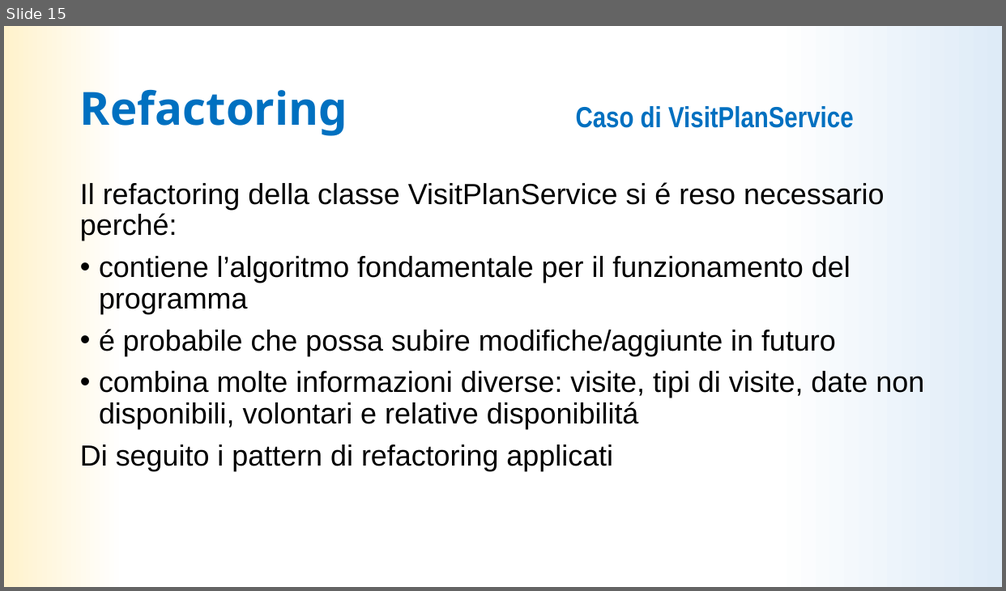
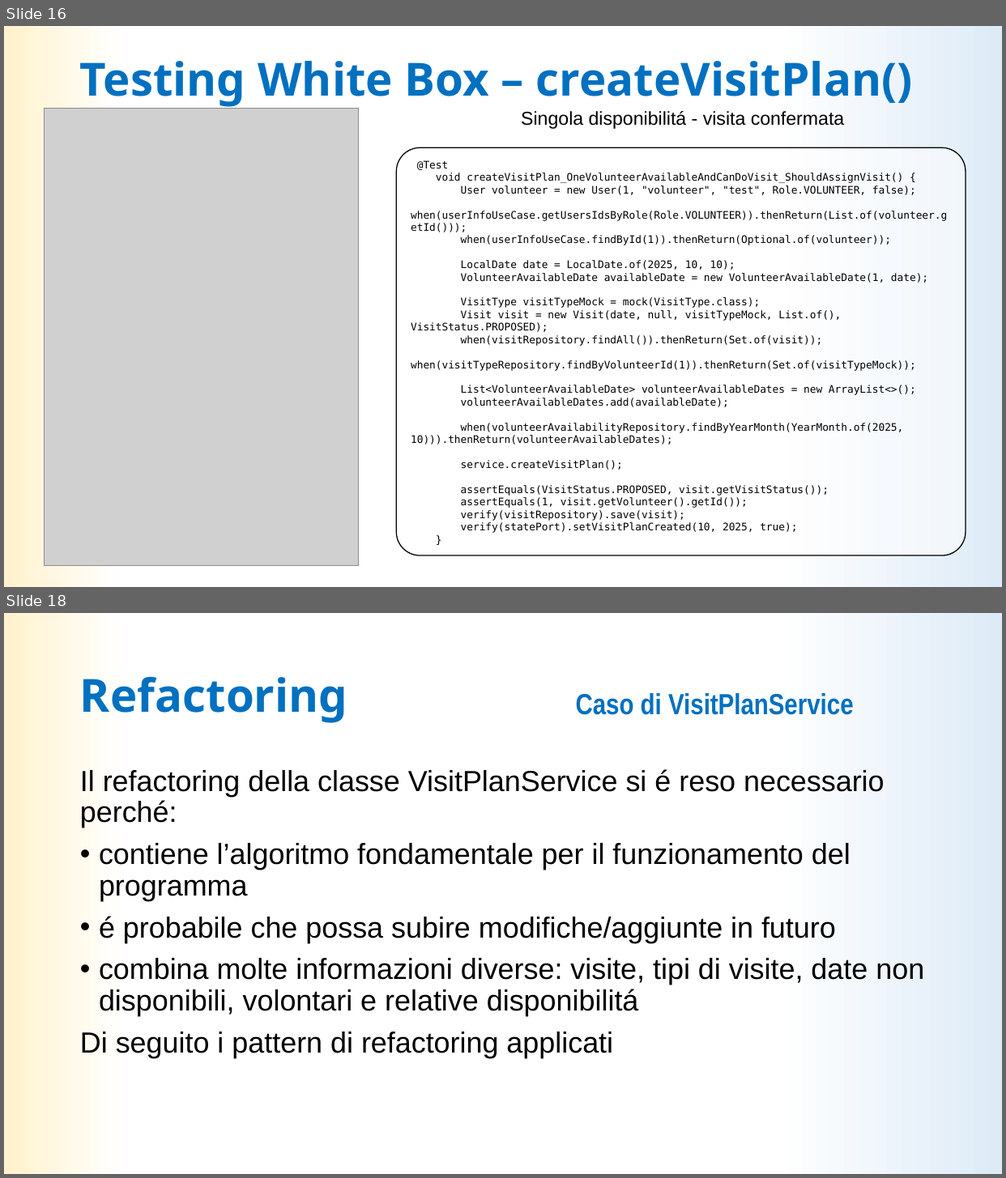
Before and after one commit to LDolzanelli/progettoIngegneria, a slide deck: doc/Presentazione/Presentazione_ingsw_parteB.pptx. Shown one above the other, each under a label of ours: slide 15 before the commit, slides 16 and 18 after it; the slides between them are not shown. The pictures are 1006x591 and 1006x1178 pixels, drawn with LibreOffice and Linux fonts; fonts in the diff are those of the drawing; grey boxes stand for pictures. Boxes give left, top, right and bottom in pixels: in the first picture for what was removed or moved away, otherwise in the second. Text is boxed around its words. In the diff, an @@ line names an element or a change of style, - is before the commit and + after.

Commit message:
Seconda versione della presentazione
Aggiunta la parte sul white testing
Aggiunti i diagrammi usati per il testing e per la slide sulla dependency
inversion

```diff
--- a/doc/Presentazione/Presentazione_ingsw_parteB.pptx
+++ b/doc/Presentazione/Presentazione_ingsw_parteB.pptx
@@ slide 16 added at [4, 26, 1002, 587], background gradient #DEEBF7 to #FFFFFF to #FFF2CC @@
@@ title added at [80, 61, 913, 107], 44 pt, text #0070C0, bold @@
+Testing White Box – createVisitPlan()
@@ picture added at [44, 109, 358, 565] @@
@@ text added at [521, 111, 844, 129], 18 pt, text #000000 @@
+Singola disponibilitá - visita confermata
@@ rounded rectangle added at [396, 148, 965, 556], fill #FFFFFF at 50% opacity, outline #000000 1 pt, 10 pt, text #000000 @@
+@Test
+void createVisitPlan_OneVolunteerAvailableAndCanDoVisit_ShouldAssignVisit() {
+User volunteer = new User(1, "volunteer", "test", Role.VOLUNTEER, false);
+when(userInfoUseCase.getUsersIdsByRole(Role.VOLUNTEER)).thenReturn(List.of(volunteer.getId()));
+when(userInfoUseCase.findById(1)).thenReturn(Optional.of(volunteer));
+LocalDate date = LocalDate.of(2025, 10, 10);
+VolunteerAvailableDate availableDate = new VolunteerAvailableDate(1, date);
+VisitType visitTypeMock = mock(VisitType.class);
+Visit visit = new Visit(date, null, visitTypeMock, List.of(), VisitStatus.PROPOSED);
+when(visitRepository.findAll()).thenReturn(Set.of(visit));
+when(visitTypeRepository.findByVolunteerId(1)).thenReturn(Set.of(visitTypeMock));
+List<VolunteerAvailableDate> volunteerAvailableDates = new ArrayList<>();
+volunteerAvailableDates.add(availableDate);
+when(volunteerAvailabilityRepository.findByYearMonth(YearMonth.of(2025, 10))).thenReturn(volunteerAvailableDates);
+service.createVisitPlan();
+assertEquals(VisitStatus.PROPOSED, visit.getVisitStatus());
+assertEquals(1, visit.getVolunteer().getId());
+verify(visitRepository).save(visit);
+verify(statePort).setVisitPlanCreated(10, 2025, true);
+}
@@ what was slide 15 is now slide 18 @@
```
Also in this commit, not shown: 4 slides changed, 3 other slides added, 1 slide removed, 15 other files.
